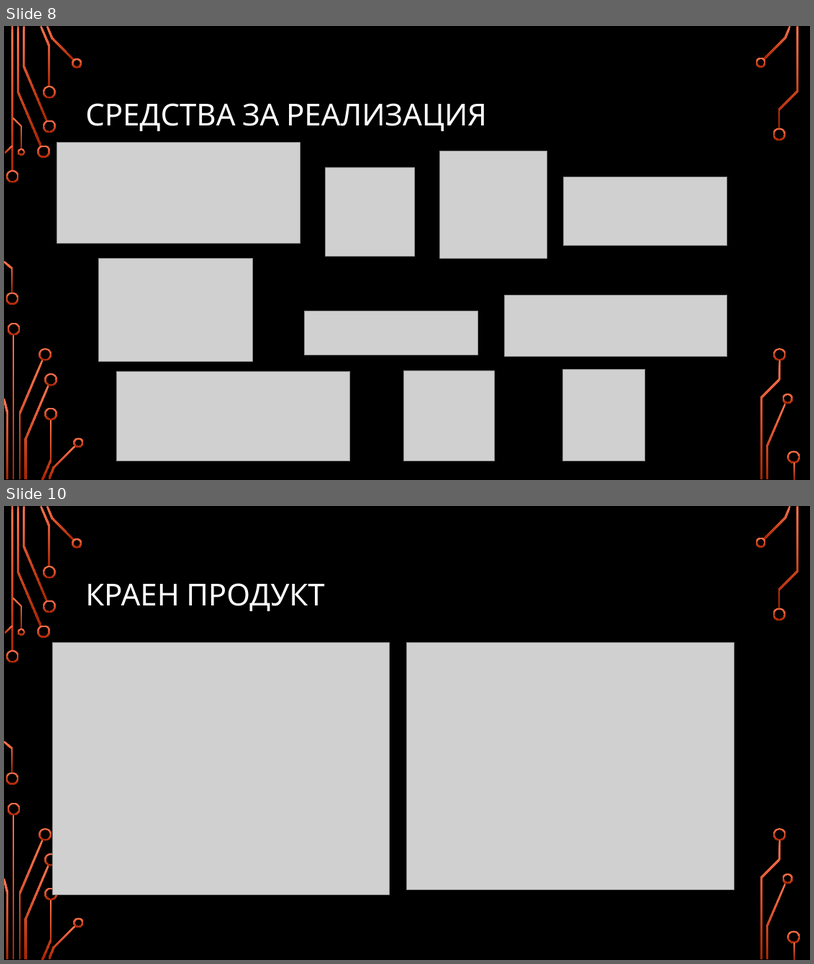
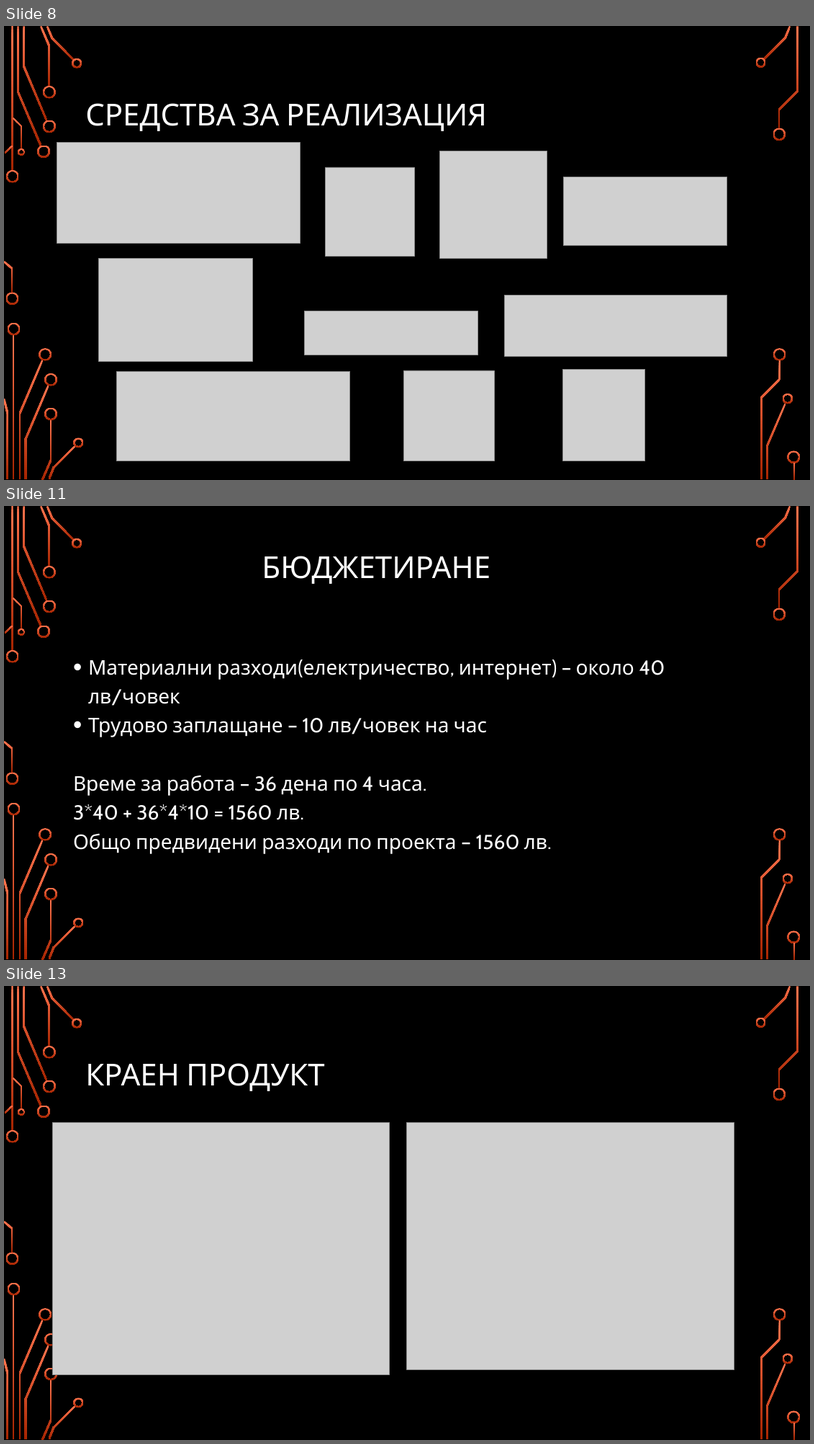
Before and after one commit to KaloyanANDSlavyan/Car-Search-System, a slide deck: Presentation.pptx. Shown one above the other, each under a label of ours: slides 8 and 10 before the commit, slides 8, 11 and 13 after it; the slides between them are not shown. The pictures are 814x964 and 814x1444 pixels, drawn with LibreOffice and Linux fonts; fonts in the diff are those of the drawing; grey boxes stand for pictures; background and template pictures are left out. Boxes give left, top, right and bottom in pixels: in the first picture for what was removed or moved away, otherwise in the second. Text is boxed around its words. In the diff, an @@ line names an element or a change of style, - is before the commit and + after.

```diff
--- a/Presentation.pptx
+++ b/Presentation.pptx
@@ slide 11 added at box(4, 506, 810, 960), background picture (left out); not listed: 36 template elements that a slide beside it also shows @@
@@ title added at box(262, 556, 491, 584), 36 pt, text #FFFFFF @@
+БЮДЖЕТИРАНЕ
@@ text added at box(73, 660, 666, 854), 24 pt, text #FFFFFF @@
+• Материални разходи(електричество, интернет) – около 40 лв/човек
+• Трудово заплащане – 10 лв/човек на час
+Време за работа – 36 дена по 4 часа.
+3*40 + 36*4*10 = 1560 лв.
+Общо предвидени разходи по проекта – 1560 лв.
@@ what was slide 10 is now slide 13 @@
```
Also in this commit, not shown: 2 slides changed, 4 other slides added, 5 other files.
